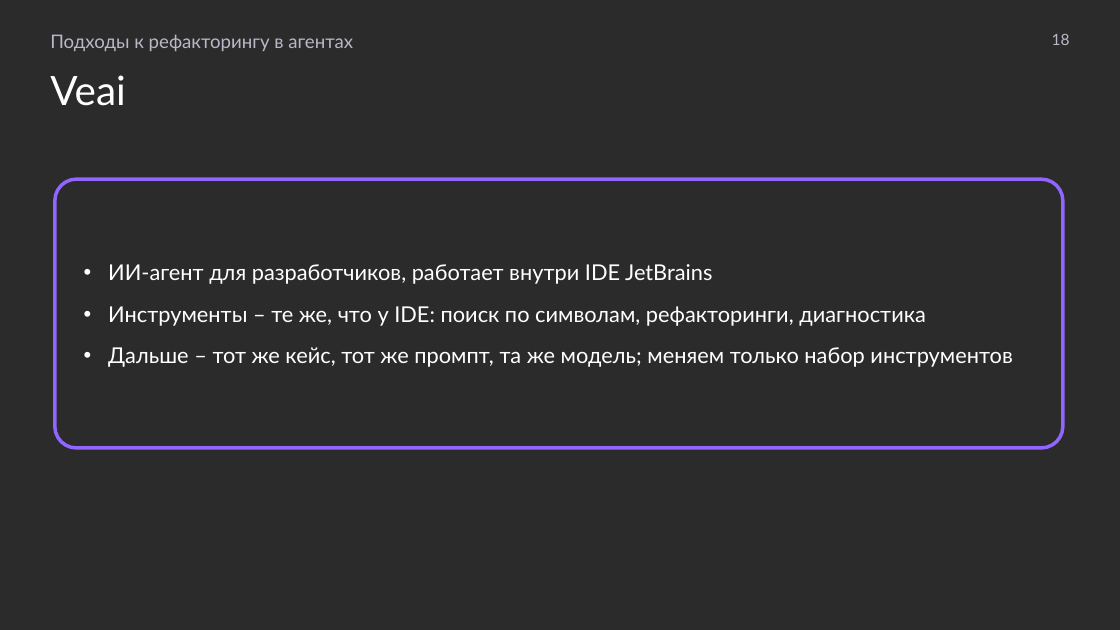
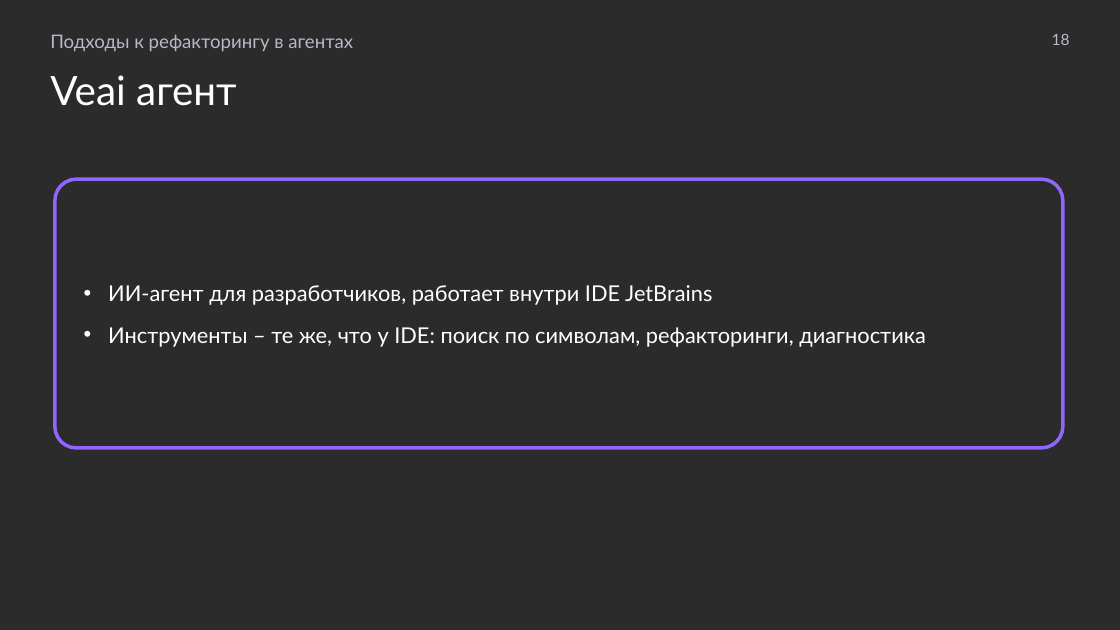
Before and after one commit to MchKosticyn/ide-refactoring-in-ai-agents, a slide deck: slide 18 of Доклад_ Рефакторинг в ИИ-агентах.pptx. Drawn at 1120x630 pixels with LibreOffice and Linux fonts; fonts in the diff are those of the drawing; background and template pictures are left out; a plain dark background stands for a picture behind light text. Boxes give left, top, right and bottom in pixels: in the first picture for what was removed or moved away, otherwise in the second. Text is boxed around its words. In the diff, an @@ line names an element or a change of style, - is before the commit and + after.

```diff
--- a/Доклад_ Рефакторинг в ИИ-агентах.pptx
+++ b/Доклад_ Рефакторинг в ИИ-агентах.pptx
@@ text at (x1=50, y1=75, x2=236, y2=106): text changed @@
-Veai
+Veai агент
@@ text in rounded rectangle at (x1=108, y1=347, x2=1012, y2=367): paragraph removed @@
-• Дальше – тот же кейс, тот же промпт, та же модель; меняем только набор инструментов
```
Also in this commit, not shown: 26 other slides changed, 1 slide removed, 1 other file.
